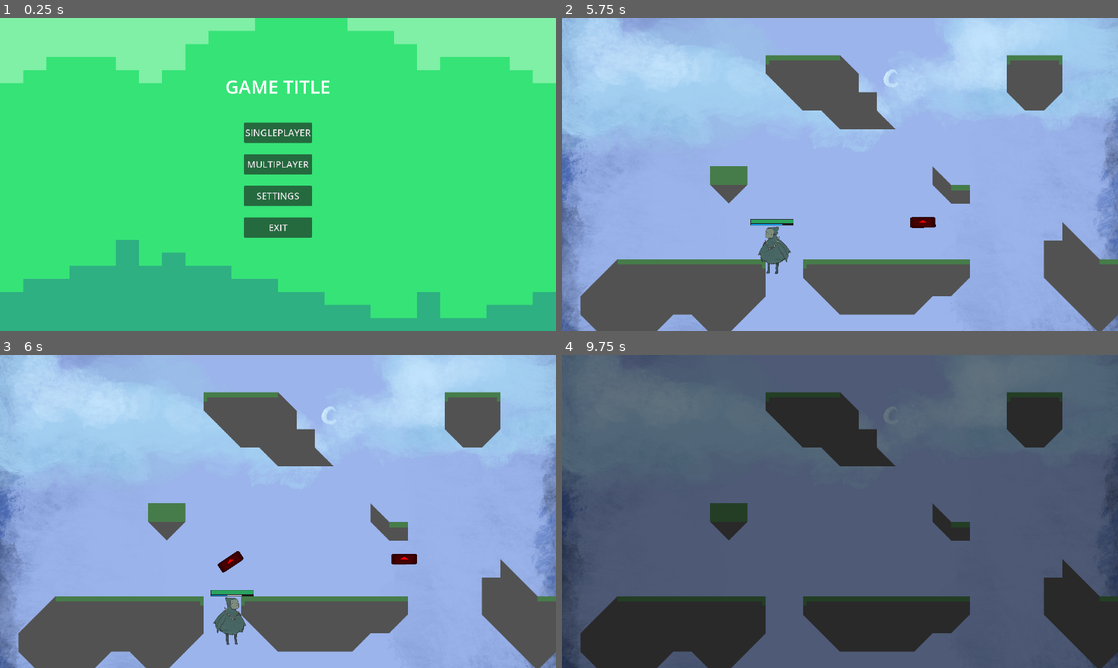
Above: before the commit, frames 1-4 (two rows, left to right).
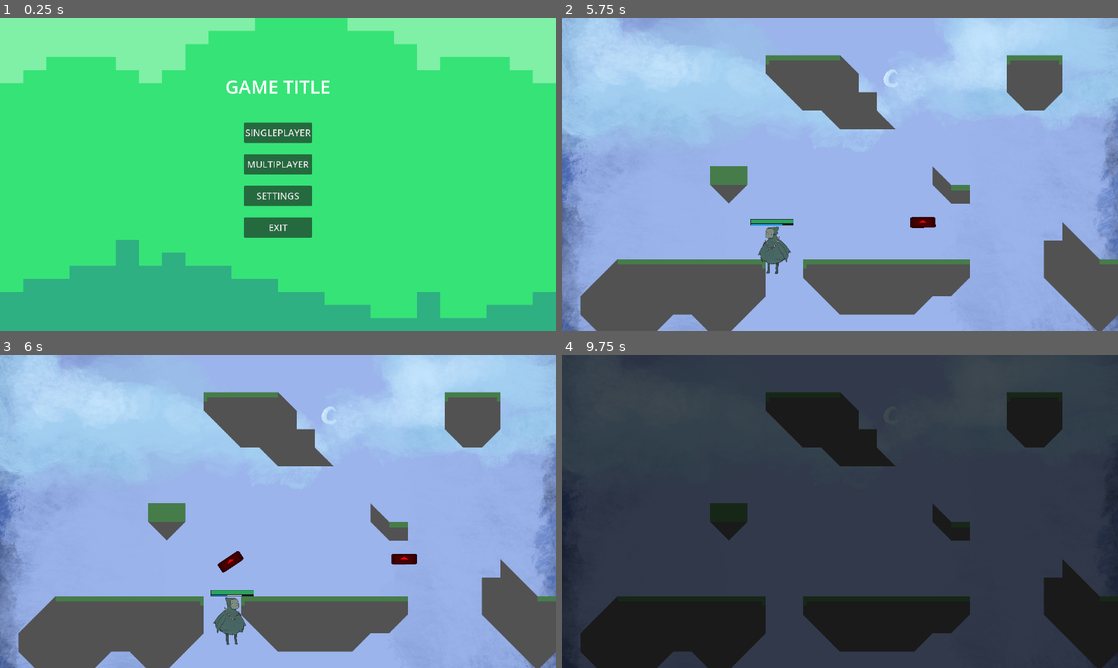
Above: after the commit, the same moments.

Repository: RealityGalaxy/Varis
Game: Godot game, scene res://scenes/menus/main_menu/main_menu.tscn
The game is run twice, just before and just after one commit, with the same random seed, the same clock (stepped at 60 frames per second) and the same inputs. The engine's default icon, where the game draws it, is replaced by a stand-in: a white triangle on a blue panel in a dark square.
Inputs (mouse positions are in pixels of both pictures, inside the frame that each line leads up to):
- Up to frame 1 (0.25 s): no input
- Up to frame 2 (5.75 s): click "SINGLEPLAYER" at 0.5 s; move the mouse to (962, 158) at 1.27 s; press the mouse at (962, 158) at 1.28 s; hold Right (right) 1.28-2.78 s; tap Up (up) at 1.52, 2.27, 3.77, 4.52, 5.27 s; right-click (962, 158) at 1.55 s; tap Enter at 2 s; move the mouse to (728, 190) at 2.02 s; release the mouse at (728, 190) at 2.03 s; right-click (728, 190) at 2.1 s; tap Q (spell3) at 2.3 s; move the mouse to (895, 105) at 2.77 s; hold Left (left) 2.78-3.53 s; hold Q (spell3) 2.78-3.53 s; tap E (spell4) at 3.05, 3.6 s; move the mouse to (812, 237) at 3.52 s; hold Right (right) 3.53-5.03 s; tap R (spell5) at 3.8 s; move the mouse to (1006, 221) at 4.27 s; hold R (spell5) 4.28-5.03 s; click (1006, 221) at 4.55 s; move the mouse to (673, 127) at 5.02 s; hold Left (left) from 5.03 s (still down); tap Space (dash) at 5.1 s; right-click (673, 127) at 5.3 s
- Up to frame 3 (6 s): move the mouse to (305, 511) at 5.77 s; release Left (left) at 5.78 s; press the mouse at (305, 511) at 5.78 s; hold Right (right) from 5.78 s (still down)
- Up to frame 4 (9.75 s): tap Q (spell3) at 6.05 s; move the mouse to (756, 433) at 6.52 s; release Right (right) at 6.53 s; release the mouse at (756, 433) at 6.53 s; hold Left (left) 6.53-8.03 s; right-click (756, 433) at 6.6 s; tap Up (up) at 6.77, 7.52, 8.27 s; tap E (spell4) at 6.8, 8.1 s; move the mouse to (962, 495) at 7.27 s; hold Q (spell3) 7.28-8.03 s; tap R (spell5) at 7.55 s; move the mouse to (728, 527) at 8.02 s; hold Right (right) from 8.03 s (still down); click (728, 527) at 8.3 s; move the mouse to (895, 442) at 8.77 s; hold R (spell5) 8.78-9.53 s; right-click (895, 442) at 9.05 s; move the mouse to (812, 574) at 9.52 s; click (812, 574) at 9.6 s

Frames 1-3 are identical in both runs. In frame 4, 81% of the frame differs, in the area x 0-100%, y 0-100%.

Commit message:
card spawns

Diff:
--- a/Varis/scenes/character/Character.gd
+++ b/Varis/scenes/character/Character.gd
@@ -70,7 +70,7 @@
 	var current_mana = StatManager.get_player_stats(player_num).current_mana
 	if($Cooldowns/CD1.is_stopped() && current_mana >= mana_cost):
 			$Cooldowns/CD1.start(SpellData.Spells[spells[0]].cooldown)
-			$Cooldowns/Common.start(0.1)
+			$Cooldowns/Common.start(min(0.5, SpellData.Spells[spells[0]].cooldown/2))
 			use_mana(SpellData.Spells[spells[0]].mana_cost)
 			use_spell.emit(spells[0], player_num, position, mouse_pos)
 
@@ -86,7 +86,7 @@
 	var current_mana = StatManager.get_player_stats(player_num).current_mana
 	if($Cooldowns/CD2.is_stopped() && current_mana >= mana_cost):
 			$Cooldowns/CD2.start(SpellData.Spells[spells[1]].cooldown)
-			$Cooldowns/Common.start(0.1)
+			$Cooldowns/Common.start(min(0.5, SpellData.Spells[spells[1]].cooldown/2))
 			use_mana(SpellData.Spells[spells[1]].mana_cost)
 			use_spell.emit(spells[1], player_num, position, mouse_pos)
 
@@ -102,7 +102,7 @@
 	var current_mana = StatManager.get_player_stats(player_num).current_mana
 	if($Cooldowns/CD3.is_stopped() && current_mana >= mana_cost):
 			$Cooldowns/CD3.start(SpellData.Spells[spells[2]].cooldown)
-			$Cooldowns/Common.start(0.1)
+			$Cooldowns/Common.start(min(0.5, SpellData.Spells[spells[2]].cooldown/2))
 			use_mana(SpellData.Spells[spells[2]].mana_cost)
 			use_spell.emit(spells[2], player_num, position, mouse_pos)
 
@@ -118,7 +118,7 @@
 	var current_mana = StatManager.get_player_stats(player_num).current_mana
 	if($Cooldowns/CD4.is_stopped() && current_mana >= mana_cost):
 			$Cooldowns/CD4.start(SpellData.Spells[spells[3]].cooldown)
-			$Cooldowns/Common.start(0.1)
+			$Cooldowns/Common.start(min(0.5, SpellData.Spells[spells[3]].cooldown/2))
 			use_mana(SpellData.Spells[spells[3]].mana_cost)
 			use_spell.emit(spells[3], player_num, position, mouse_pos)
 
@@ -134,7 +134,7 @@
 	var current_mana = StatManager.get_player_stats(player_num).current_mana
 	if($Cooldowns/CD5.is_stopped() && current_mana >= mana_cost):
 			$Cooldowns/CD5.start(SpellData.Spells[spells[4]].cooldown)
-			$Cooldowns/Common.start(0.1)
+			$Cooldowns/Common.start(min(0.5, SpellData.Spells[spells[4]].cooldown/2))
 			use_mana(SpellData.Spells[spells[4]].mana_cost)
 			use_spell.emit(spells[4], player_num, position, mouse_pos)
 
--- a/Varis/scenes/level/GameManager.gd
+++ b/Varis/scenes/level/GameManager.gd
@@ -48,18 +48,23 @@
 	GameStatus.pause_time = true
 	text.visible = false
 	var tween = create_tween()
-	tween.tween_property(dim, "modulate", Color(0,0,0,0.5), 1)
+	tween.tween_property(dim, "modulate", Color(0,0,0,0.7), 1.5)
 	await tween.finished
-	spawn_card()
+	for i in 4:
+		rpc("spawn_card", CardData.Cards.pick_random(), i)
 
-func spawn_card():
-	var card : Card = CardData.Cards.pick_random()
+@rpc("call_local")
+func spawn_card(card: Card, index: int):
 	var card_scene = preload("res://scenes/menus/round_pick/card.tscn")
 	var card_obj = card_scene.instantiate()
 	card_obj.get_node("CardName").text = card.card_name
 	card_obj.get_node("CardEffect").text = card.card_desc
 	card_obj.get_node("CardImage").texture = load(card.card_image)
 	card_obj.position = Vector2(700,1500)
+	var final_pos = Vector2(250+400*index, 400)
+	card_obj.rotation = card_obj.position.angle_to_point(final_pos)
 	$Cards.add_child(card_obj)
 	var tween = create_tween()
-	tween.tween_property(card_obj, "position", Vector2(400, 400), 2)
+	tween.tween_property(card_obj, "position", final_pos, 2)
+	var tween2 = create_tween()
+	tween2.tween_property(card_obj, "rotation", 0, 2)
--- a/Varis/scenes/level/game_status.gd
+++ b/Varis/scenes/level/game_status.gd
@@ -1,10 +1,17 @@
 extends Node
 
 var pause_time: bool = true
+var current_player: int = -1
+var winner_num: int = -1
 var players = []
+
+func set_player(num):
+	current_player = num
+
 
 func winner(num):
 	for i in players.size():
 		if players[i] != num:
+			winner_num = players[i]
 			return players[i]
 	return 1
--- a/Varis/scenes/level/level.tscn
+++ b/Varis/scenes/level/level.tscn
@@ -64,10 +64,9 @@
 one_shot = true
 
 [node name="Cards" type="Node2D" parent="GameManager"]
-z_index = 1
+z_index = 3
 
 [node name="TimerText" type="Label" parent="GameManager"]
-anchors_preset = -1
 offset_left = 920.0
 offset_top = 540.0
 offset_right = 930.0
--- /dev/null
+++ b/Varis/scenes/menus/round_pick/card.gd
@@ -0,0 +1,12 @@
+extends Control
+
+
+
+func _on_mouse_entered():
+	if GameStatus.current_player == GameStatus.winner_num:
+		$Inside.color = Color("816741")
+
+
+func _on_mouse_exited():
+	if GameStatus.current_player == GameStatus.winner_num:
+		$Inside.color = Color("634e2f")
--- a/Varis/scenes/menus/round_pick/card.tscn
+++ b/Varis/scenes/menus/round_pick/card.tscn
@@ -1,6 +1,7 @@
-[gd_scene load_steps=2 format=3 uid="uid://mwmy3eogffsj"]
+[gd_scene load_steps=3 format=3 uid="uid://mwmy3eogffsj"]
 
 [ext_resource type="Texture2D" uid="uid://c380wvdmmtcf2" path="res://icon.svg" id="1_1wece"]
+[ext_resource type="Script" path="res://scenes/menus/round_pick/card.gd" id="1_jyyds"]
 
 [node name="Card" type="Control"]
 layout_mode = 3
@@ -9,19 +10,23 @@
 anchor_bottom = 1.0
 grow_horizontal = 2
 grow_vertical = 2
+scale = Vector2(1.7, 1.7)
+script = ExtResource("1_jyyds")
 
-[node name="ColorRect" type="ColorRect" parent="."]
+[node name="Border" type="ColorRect" parent="."]
 layout_mode = 0
 offset_right = 126.0
 offset_bottom = 213.0
+mouse_filter = 1
 color = Color(0.278431, 0.215686, 0.121569, 1)
 
-[node name="ColorRect2" type="ColorRect" parent="."]
+[node name="Inside" type="ColorRect" parent="."]
 layout_mode = 0
 offset_left = 5.0
 offset_top = 5.0
 offset_right = 121.0
 offset_bottom = 208.0
+mouse_filter = 1
 color = Color(0.388235, 0.305882, 0.184314, 1)
 
 [node name="CardName" type="Label" parent="."]
@@ -50,3 +55,6 @@
 offset_bottom = 117.0
 texture = ExtResource("1_1wece")
 expand_mode = 1
+
+[connection signal="mouse_entered" from="." to="." method="_on_mouse_entered"]
+[connection signal="mouse_exited" from="." to="." method="_on_mouse_exited"]
